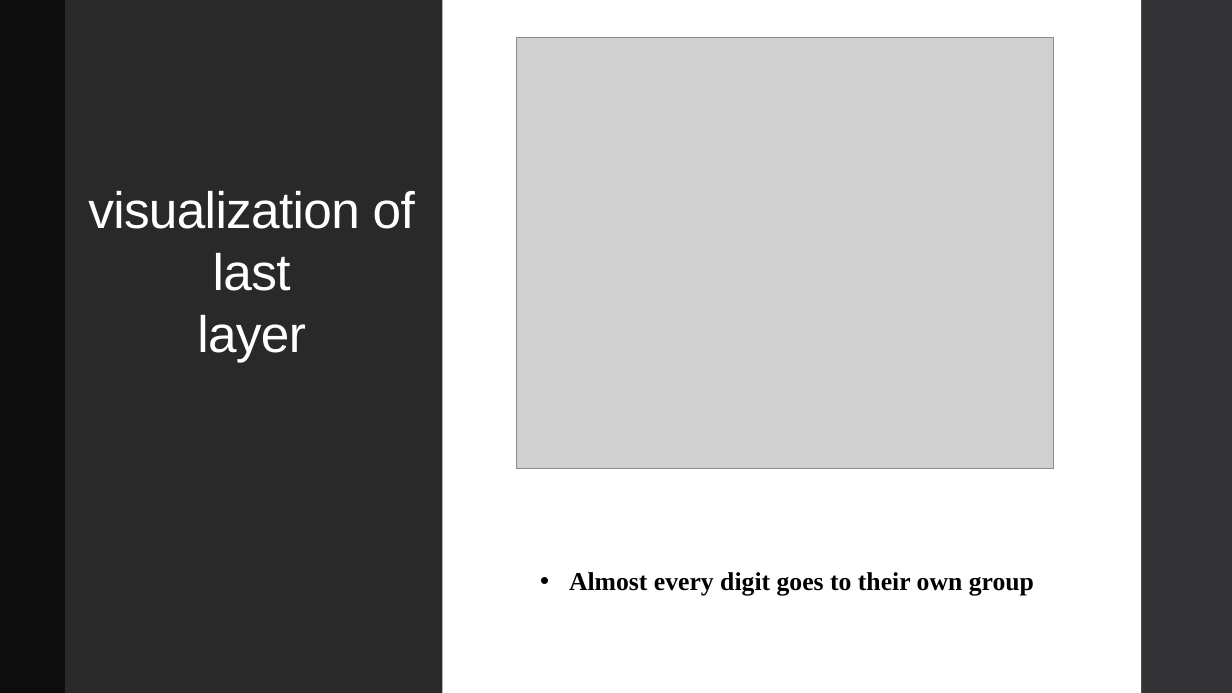
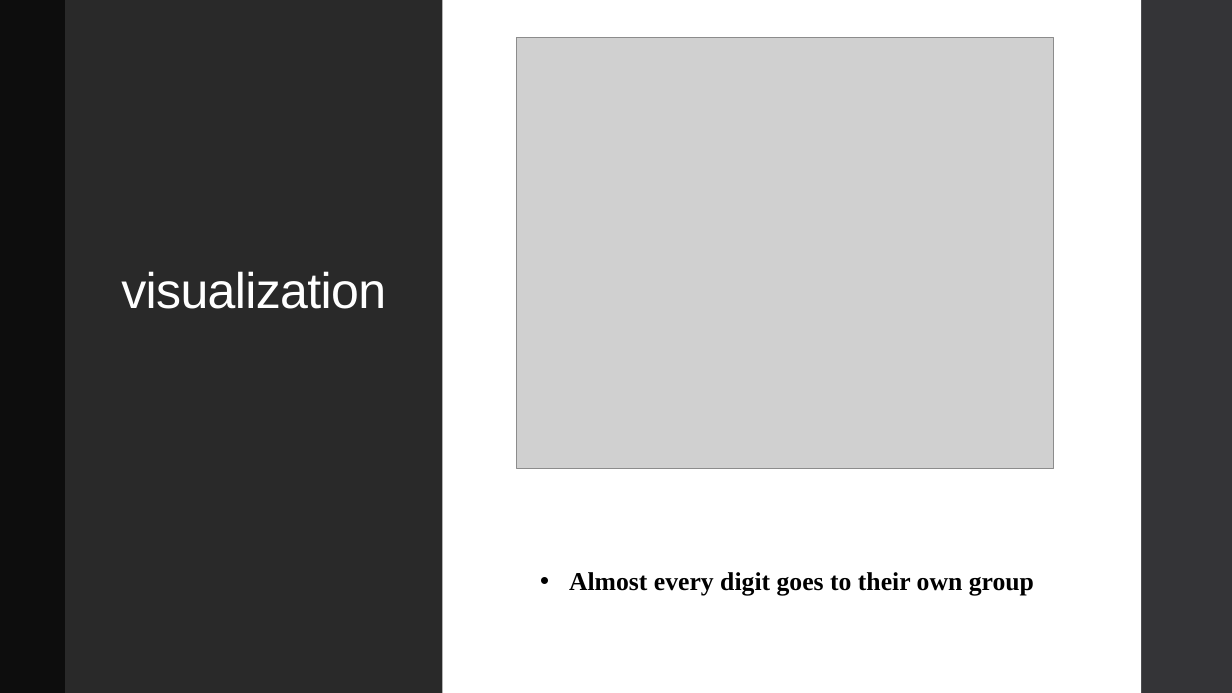
Before and after one commit to evazhang720/Final-Group-8, a slide deck: slide 14 of Final-Group-Presentation/ML2 - Final Project-Slice.pptx (slide 11 before the commit). Drawn at 1232x693 pixels with LibreOffice and Linux fonts; fonts in the diff are those of the drawing; grey boxes stand for pictures. Boxes give left, top, right and bottom in pixels: in the first picture for what was removed or moved away, otherwise in the second. Text is boxed around its words. In the diff, an @@ line names an element or a change of style, - is before the commit and + after.

```diff
--- a/Final-Group-Presentation/ML2 - Final Project-Slice.pptx
+++ b/Final-Group-Presentation/ML2 - Final Project-Slice.pptx
@@ title at [121,271,386,309]: text changed; size 40 to 39 pt @@
-visualization of
-last
-layer
+visualization
```
Also in this commit, not shown: 8 other slides changed, 5 slides added, 2 slides removed.
